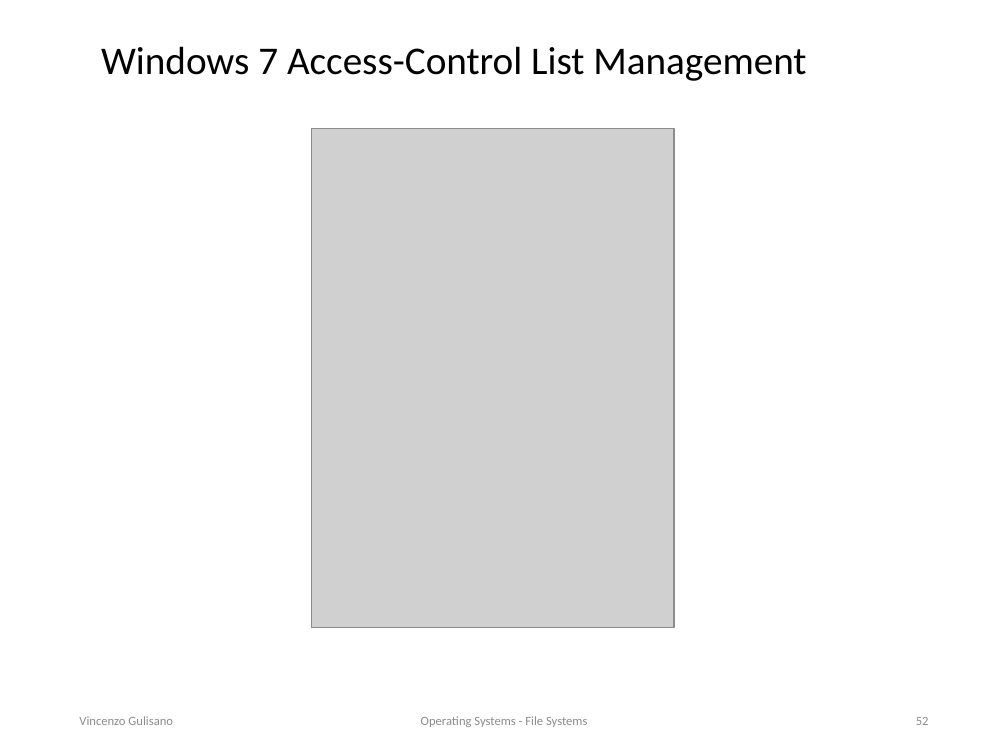
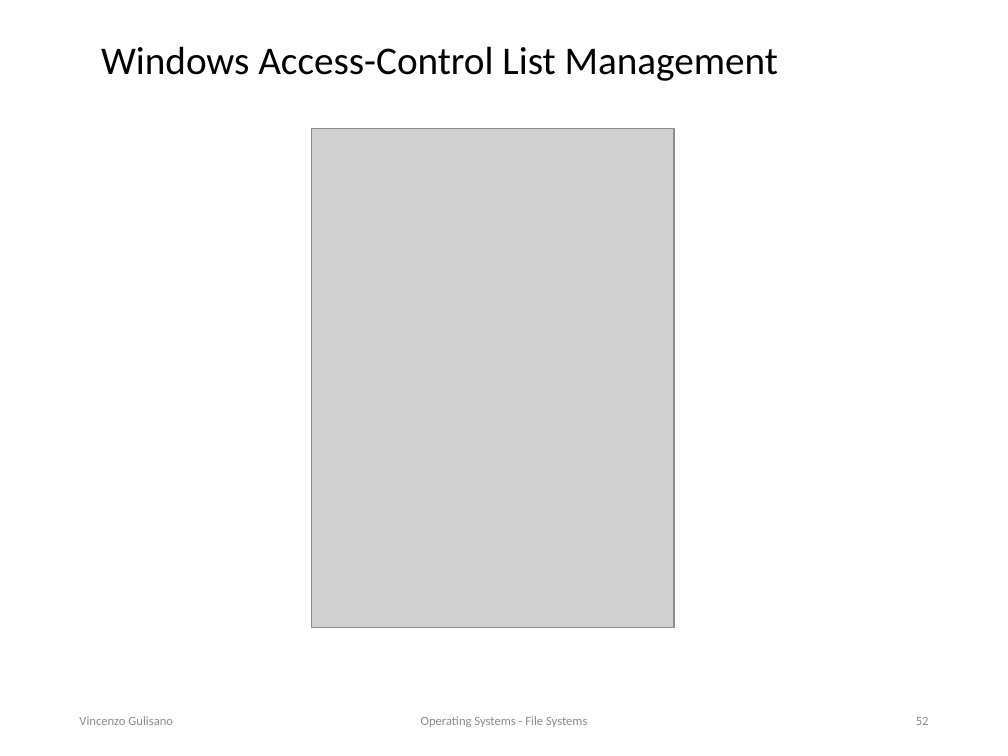
Before and after one commit to vincenzo-gulisano/os_material, a slide deck: slide 52 of file_system/file_systems.pptx. Drawn at 1008x756 pixels with LibreOffice and Linux fonts; fonts in the diff are those of the drawing; grey boxes stand for pictures. Boxes give left, top, right and bottom in pixels: in the first picture for what was removed or moved away, otherwise in the second. Text is boxed around its words. In the diff, an @@ line names an element or a change of style, - is before the commit and + after.

```diff
--- a/file_system/file_systems.pptx
+++ b/file_system/file_systems.pptx
@@ title at box(101, 46, 778, 81): text changed @@
-Windows 7 Access-Control List Management
+Windows Access-Control List Management
```
Also in this commit, not shown: 5 other slides changed, 1 other file.
